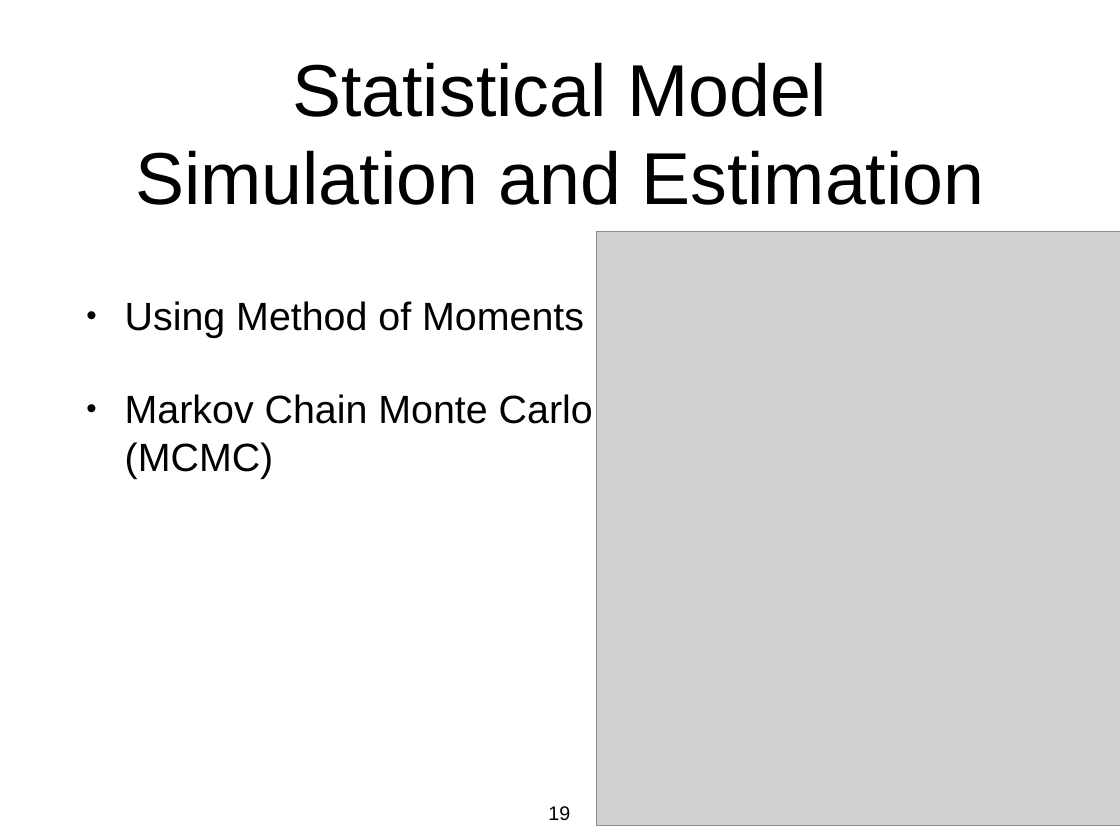
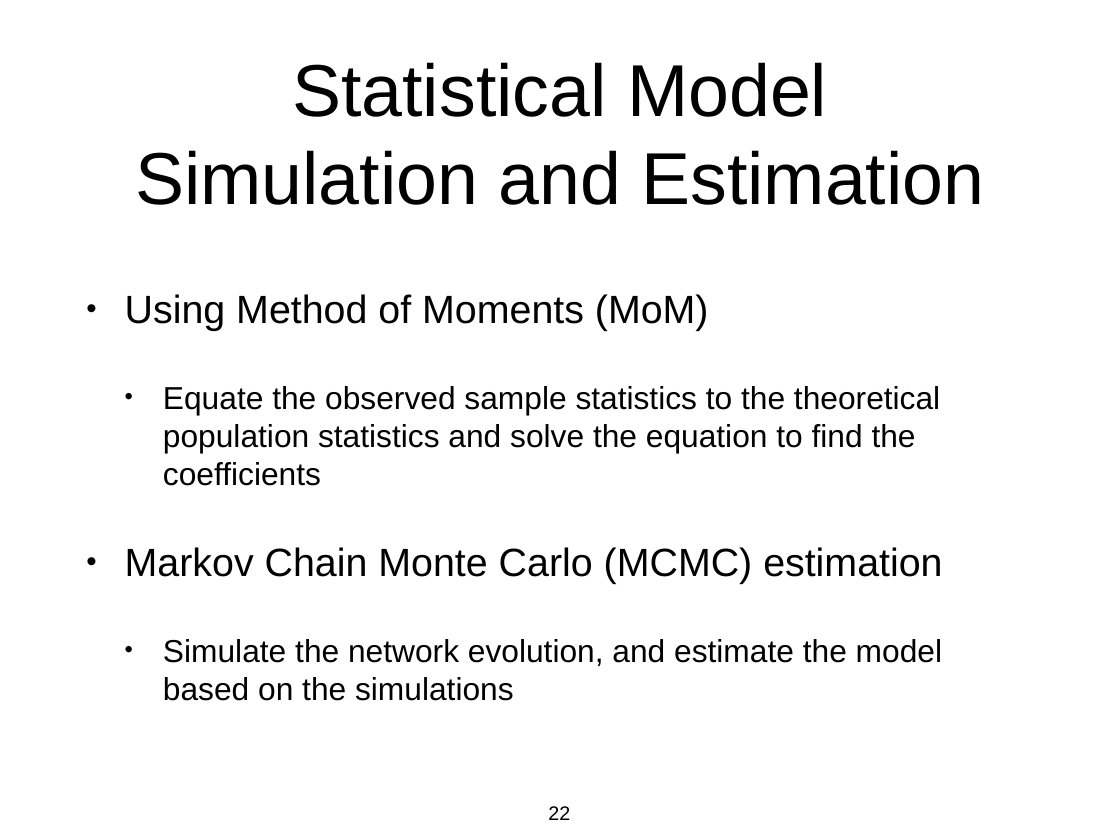
Before and after one commit to azarbakht/prelim, a slide deck: slide 22 of slides/prelim_presentation.pptx (slide 19 before the commit). Drawn at 1120x840 pixels with LibreOffice and Linux fonts; fonts in the diff are those of the drawing; grey boxes stand for pictures. Boxes give left, top, right and bottom in pixels: in the first picture for what was removed or moved away, otherwise in the second. Text is boxed around its words. In the diff, an @@ line names an element or a change of style, - is before the commit and + after.

```diff
--- a/slides/prelim_presentation.pptx
+++ b/slides/prelim_presentation.pptx
@@ picture removed at (597, 232, 1120, 826) @@
@@ text added at (125, 294, 942, 701), 29 pt, text #000000 @@
+• Using Method of Moments (MoM)
+  • Equate the observed sample statistics to the theoretical population statistics and solve the equation to find the coefficients
+• Markov Chain Monte Carlo (MCMC) estimation
+  • Simulate the network evolution, and estimate the model based on the simulations
@@ text removed at (125, 301, 593, 478) @@
-• Using Method of Moments
-• Markov Chain Monte Carlo (MCMC)
@@ page number at (548, 806, 570, 820): text changed @@
-19
+22
```
Also in this commit, not shown: 15 other slides changed, 5 slides added, 2 slides removed, 2 other files.
